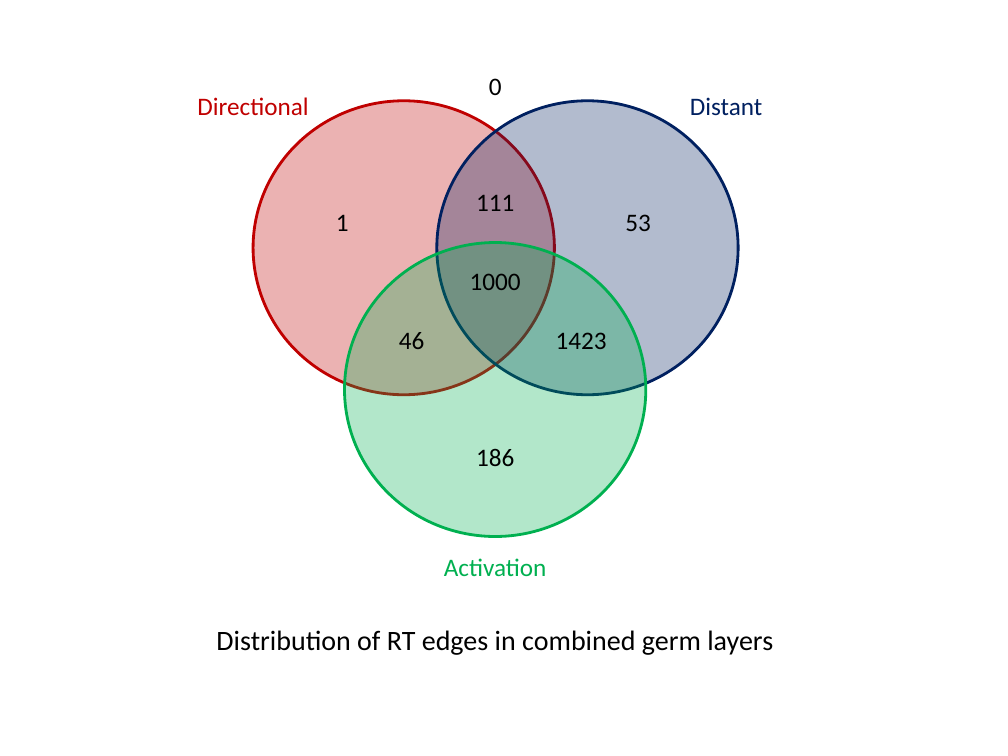
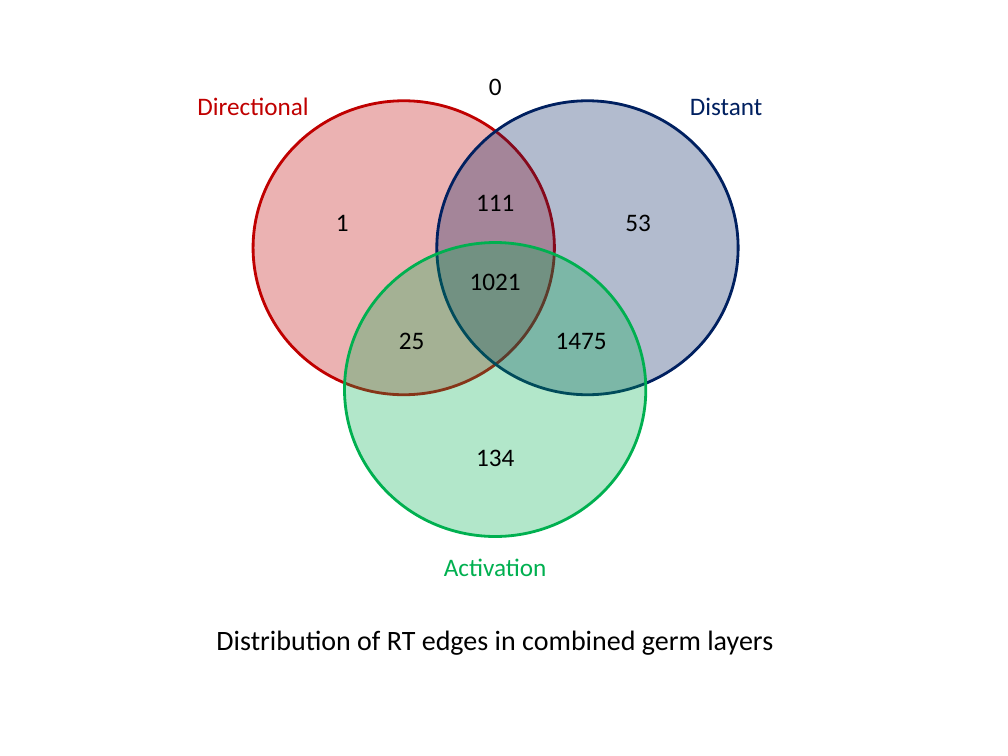
Before and after one commit to haitham/ENCODE_2.0, a slide deck: slide 1 of RTRN/neph_genes/allderm/venn.pptx. Drawn at 1008x756 pixels with LibreOffice and Linux fonts; fonts in the diff are those of the drawing. Boxes give left, top, right and bottom in pixels: in the first picture for what was removed or moved away, otherwise in the second. Text is boxed around its words. In the diff, an @@ line names an element or a change of style, - is before the commit and + after.

```diff
--- a/RTRN/neph_genes/allderm/venn.pptx
+++ b/RTRN/neph_genes/allderm/venn.pptx
@@ text at (470,273,521,290): text changed @@
-1000
+1021
@@ text at (399,332,425,349): text changed @@
-46
+25
@@ text at (556,332,607,349): text changed @@
-1423
+1475
@@ text at (476,449,514,466): text changed @@
-186
+134
```
Also in this commit, not shown: 16 other files.
